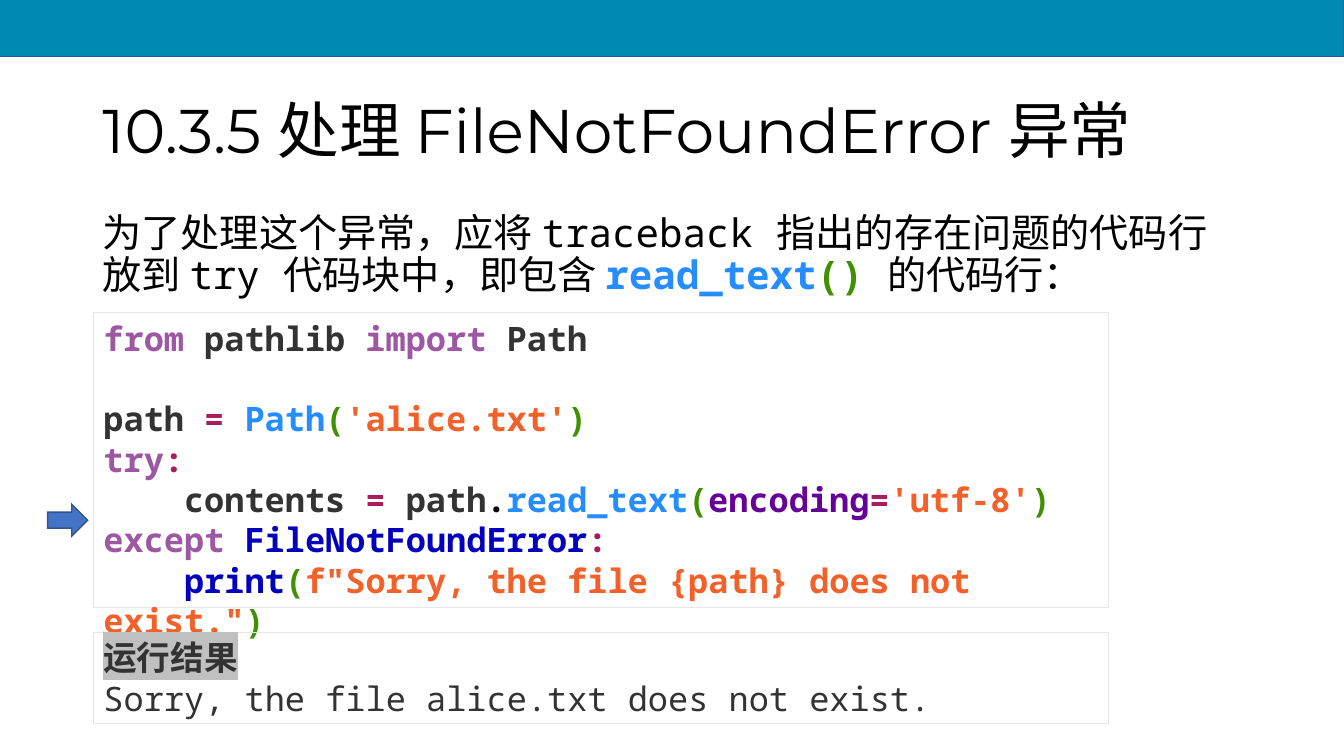
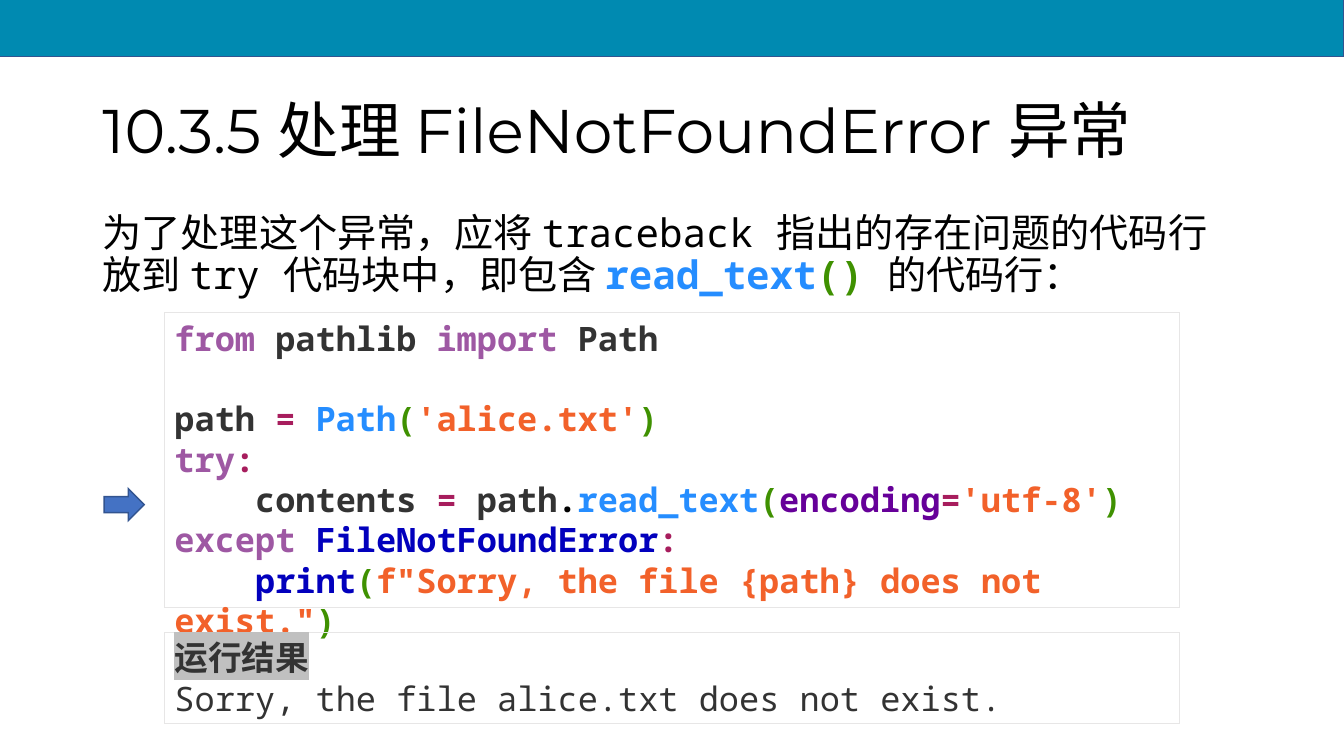
Before and after one commit to scruel/pcc_3e_slides, a slide deck: slide 68 of PPT/python10.pptx. Drawn at 1344x756 pixels with LibreOffice and Linux fonts; fonts in the diff are those of the drawing. Boxes give left, top, right and bottom in pixels: in the first picture for what was removed or moved away, otherwise in the second. Text is boxed around its words. In the diff, an @@ line names an element or a change of style, - is before the commit and + after.

```diff
--- a/PPT/python10.pptx
+++ b/PPT/python10.pptx
@@ rectangle "from pathlib import Path": place and size @@
-rectangle "from pathlib import Path" at <box>94,313,1109,608</box>
+rectangle "from pathlib import Path" at <box>164,313,1180,608</box>
@@ right arrow: place and size @@
-right arrow at <box>47,504,88,536</box>
+right arrow at <box>104,489,144,521</box>
@@ rectangle "运行结果": place and size @@
-rectangle "运行结果" at <box>94,632,1109,724</box>
+rectangle "运行结果" at <box>164,632,1180,724</box>
```
Also in this commit, not shown: 5 other slides changed, 5 slides added, 5 other files.
